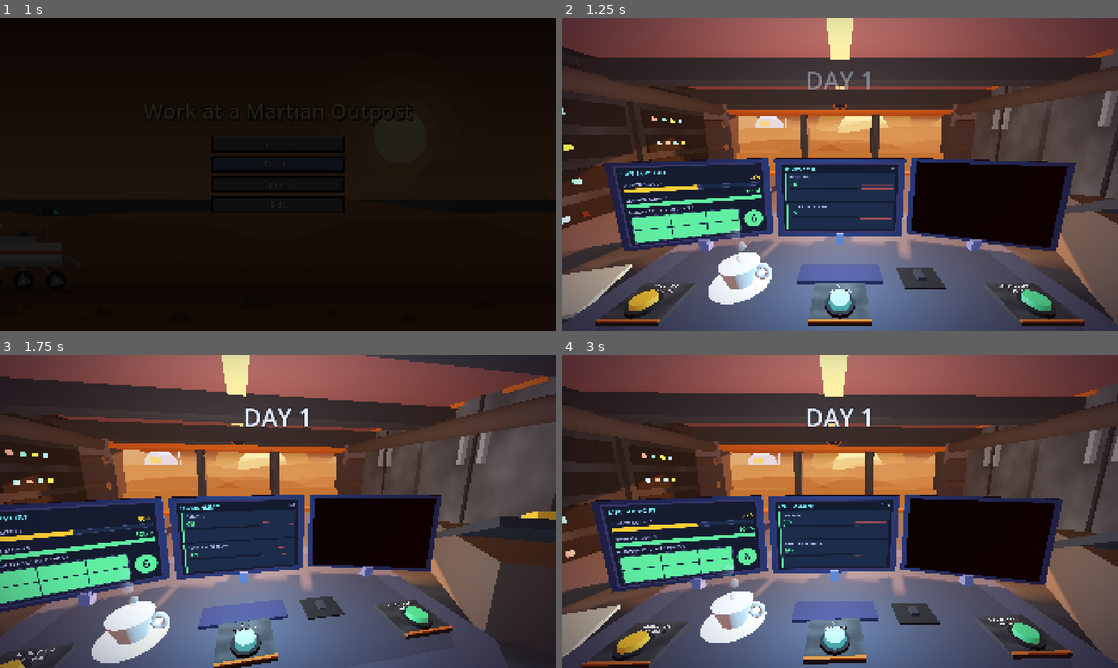
Above: before the commit, frames 1-4 (two rows, left to right).
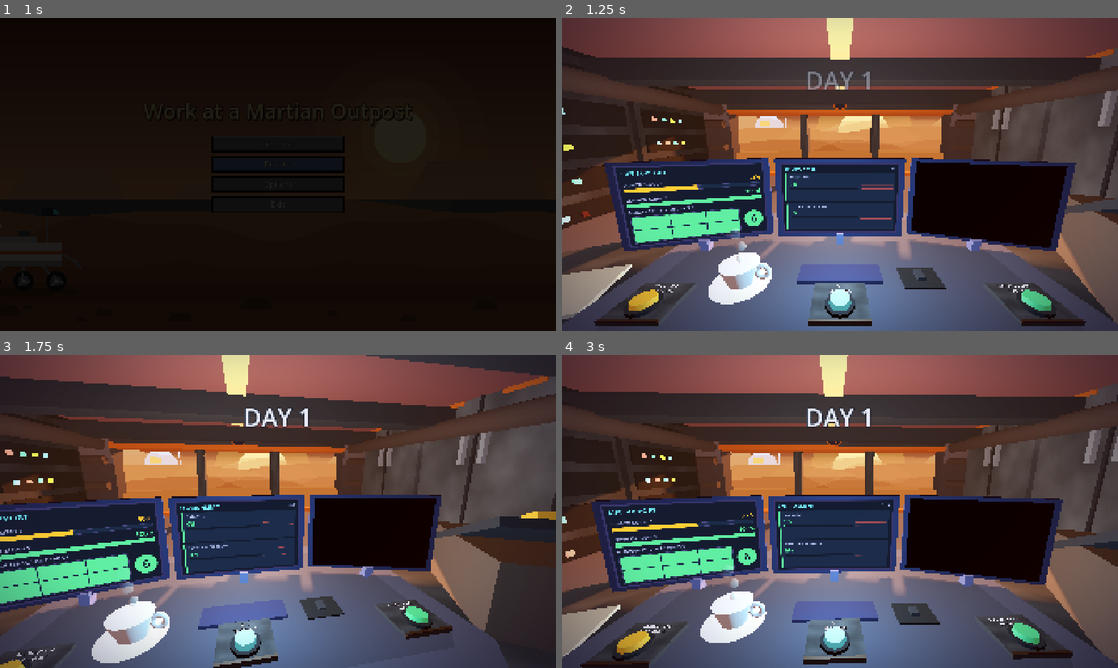
Above: after the commit, the same moments.

Repository: PolarLordStar/junior-astruonaut-mission-trainer
Game: Godot game, scene res://main_menu.tscn
Same seed, same stepped clock (60 frames per second), same inputs: the game is played once before the commit and once after it.
Inputs (mouse positions are in pixels of both pictures, inside the frame that each line leads up to):
- Up to frame 1 (1 s): click "Restart" at 0.5 s
- Up to frame 2 (1.25 s): no input
- Up to frame 3 (1.75 s): move the mouse to (400, 495) at 1.27 s; click (400, 495) at 1.42 s
- Up to frame 4 (3 s): move the mouse to (728, 527) at 2.02 s; click (728, 527) at 2.17 s; move the mouse to (895, 442) at 2.77 s; click (895, 442) at 2.92 s

Frame 1 is identical in both runs. In frame 2, 0.4% of the frame differs, in the area x 5-95%, y 96-98%; in frame 3, 0.2%; in frame 4, 0.4%, in the area x 3-92%, y 94-100%.

Commit message:
Button press Qol feature

Diff:
--- a/main/game/room/scripts/action_button.gd
+++ b/main/game/room/scripts/action_button.gd
@@ -3,14 +3,21 @@
 ## A physical push-button on the control-room desk, built from code (no scene file needed).
 ## ControlRoom makes three of them: Radiation Shielding, Air Filtering, Covering Solar Panels.
 ##
-## Left-click it: the cap sinks, flashes, and the "pressed" signal is emitted. That is ALL the
-## button does. What happens next is decided by the function connected to "pressed"
+## Left-click it: the button TOGGLES. First click: the cap sinks nearly flat and the orange bar on
+## the plate in front of it lights up (= ON). Second click: the cap comes back up and the bar goes
+## dark (= OFF). Every click emits "pressed"; "toggled(on)" says which state it is now in.
+## What happens next is decided by the functions connected to those signals
 ## (see the three empty functions in control_room.gd).
 ##
 ## Clicks are found with a simple ray-vs-sphere test (ray_hits), so no collision shapes are needed.
 ## ControlRoom asks every button each frame whether the mouse is over it.
 
 signal pressed
+signal toggled(on: bool)
+
+## The orange bar on the plate in front of the button (set by control_room.gd). Lit when ON.
+var indicator: MeshInstance3D
+var is_on := false
 
 @export var label_text := "BUTTON"
 @export var color := Color("ffb02e")
@@ -20,7 +27,10 @@
 const BASE_H := 0.04
 const CAP_H := 0.06
 const REST_Y := BASE_H + CAP_H * 0.5   # height of the cap's centre when it is not pressed
-const TRAVEL := 0.03                   # how far the cap sinks when pressed
+const SINK := 0.04                     # how far the cap sinks when the button is ON (bigger = deeper)
+const IND_OFF_COLOR := Color("3a2210") # the bar when OFF (dark, unlit)
+const IND_ON_COLOR := Color("d9651f")  # the bar when ON (same orange as the trim)
+const IND_ON_GLOW := 2.5
 const HIT_R := 0.18                    # click / hover radius (a bit bigger than the cap, easier to hit)
 const LABEL_Z := -0.25                 # the text lies this far BEHIND the button (away from the player, so it stays on screen)
 const GLOW_IDLE := 0.5
@@ -97,13 +107,37 @@
 		_cap_mat.emission_energy_multiplier = GLOW_HOVER if _hover else GLOW_IDLE
 
 
-## Plays the press animation and emits "pressed" straight away.
+## Toggles ON / OFF with an animation and emits "pressed" and "toggled" straight away.
 func press() -> void:
+	set_on(not is_on)
+	pressed.emit()
+
+
+## Turns the button ON (cap down, bar lit) or OFF (cap up, bar dark). Call it from code if you
+## ever need to switch a button without a click.
+func set_on(on: bool) -> void:
+	is_on = on
 	if _tween != null:
 		_tween.kill()
-	_tween = create_tween()
-	_tween.tween_property(_cap, "position:y", REST_Y - TRAVEL, 0.05)
-	_tween.parallel().tween_property(_cap_mat, "emission_energy_multiplier", GLOW_FLASH, 0.05)
-	_tween.tween_property(_cap, "position:y", REST_Y, 0.12)
-	_tween.parallel().tween_property(_cap_mat, "emission_energy_multiplier", GLOW_HOVER if _hover else GLOW_IDLE, 0.12)
-	pressed.emit()
+	_tween = create_tween().set_parallel(true)
+	_tween.tween_property(_cap, "position:y", REST_Y - SINK if on else REST_Y, 0.12)
+	_tween.tween_property(_cap_mat, "emission_energy_multiplier", GLOW_FLASH, 0.05)
+	if indicator != null:
+		var mat := indicator.material_override as StandardMaterial3D
+		if mat != null:
+			_tween.tween_property(mat, "albedo_color", IND_ON_COLOR if on else IND_OFF_COLOR, 0.12)
+			_tween.tween_property(mat, "emission_energy_multiplier", IND_ON_GLOW if on else 0.0, 0.12)
+	_tween.chain().tween_property(_cap_mat, "emission_energy_multiplier", GLOW_HOVER if _hover else GLOW_IDLE, 0.12)
+	toggled.emit(on)
+
+
+## Gives the bar its own material so it can light up (called once by control_room.gd).
+func setup_indicator(bar: MeshInstance3D) -> void:
+	indicator = bar
+	var mat := StandardMaterial3D.new()
+	mat.albedo_color = IND_OFF_COLOR
+	mat.roughness = 0.6
+	mat.emission_enabled = true
+	mat.emission = IND_ON_COLOR
+	mat.emission_energy_multiplier = 0.0
+	bar.material_override = mat
--- a/main/game/room/scripts/control_room.gd
+++ b/main/game/room/scripts/control_room.gd
@@ -929,12 +929,13 @@
 	parent.add_child(station)
 	var plate := _box(station, Vector3(0, 0.025, -0.08), Vector3(0.62, 0.05, 0.56), Color("3b3d45"))
 	plate.material_override = _grunge(Color("3b3d45"))
-	_box(station, Vector3(0, 0.052, 0.185), Vector3(0.62, 0.012, 0.03), TRIM)   # orange front edge
+	var bar := _box(station, Vector3(0, 0.052, 0.185), Vector3(0.62, 0.012, 0.03), TRIM)   # orange front edge: lights up when the button is ON
 	var b := ActionButton.new()
 	b.label_text = text
 	b.color = col
 	b.position = Vector3(0, 0.05, 0)
 	station.add_child(b)
+	b.setup_indicator(bar)
 	_action_buttons.append(b)
 	return b
 
